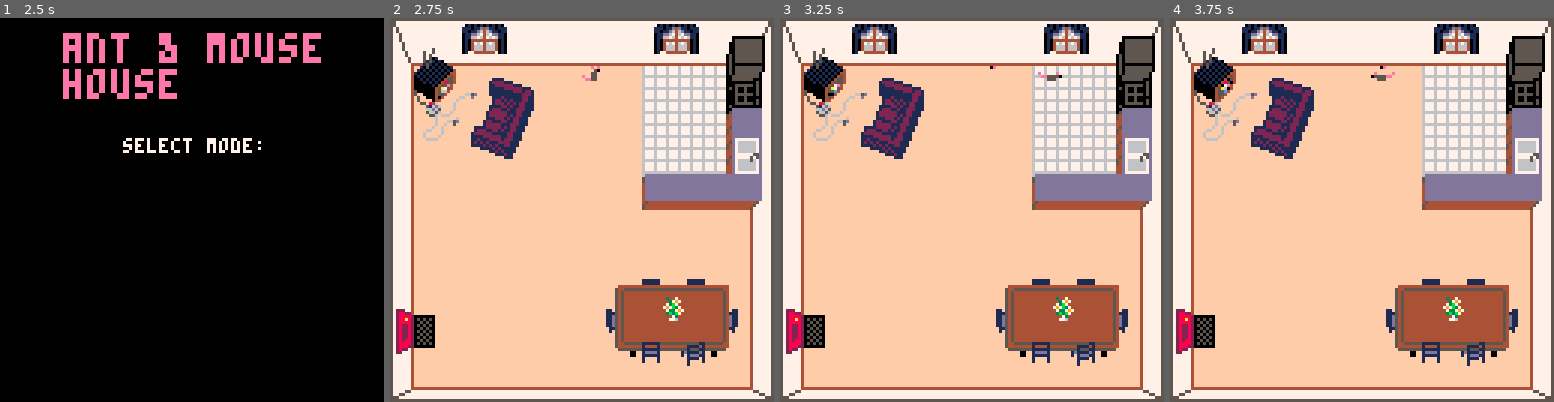
Above: before the commit, frames 1-4 (left to right).
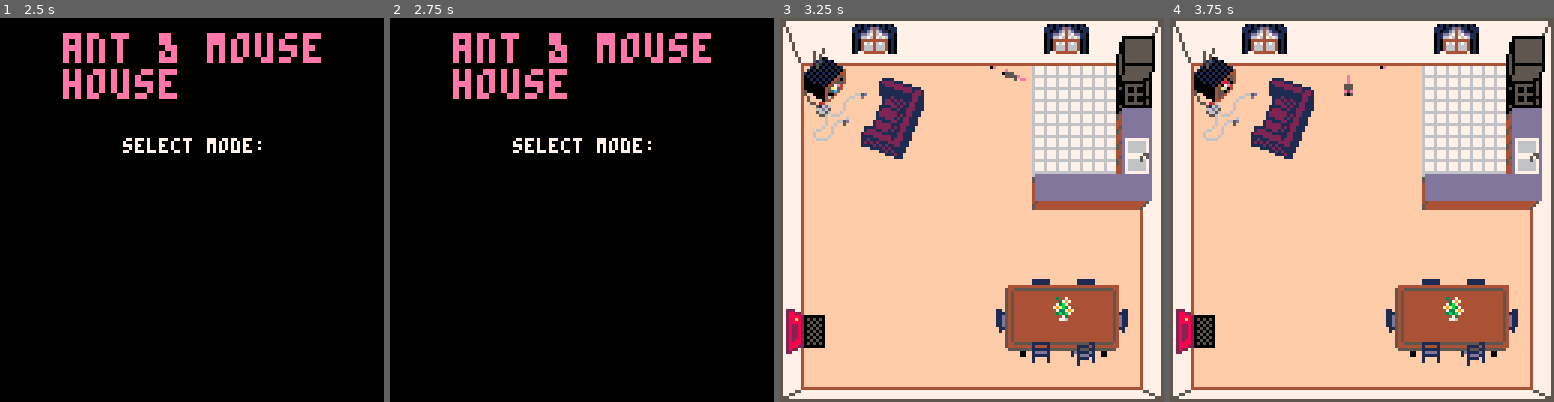
Above: after the commit, the same moments.

Repository: colececil/ant-n-mouse-house
Game: PICO-8 cartridge ant_simulator_2026.p8
The game is run twice, just before and just after one commit, with the same random seed, the same clock (stepped at 60 frames per second) and the same inputs.
Inputs:
- Up to frame 1 (2.5 s): tap X (X key) at 0.33, 1.07, 1.85 s; tap O (Z key) at 0.7, 1.7, 2.1 s; hold Right 1.6-2.1 s; hold Up 2.15-2.42 s; hold Right from 2.47 s (still down)
- Up to frame 2 (2.75 s): keep holding Right; tap O (Z key) at 2.5 s
- Up to frame 3 (3.25 s): tap O (Z key) at 2.9 s; tap X (X key) at 2.97 s; release Right at 3.03 s; hold Left from 3.08 s (still down)
- Up to frame 4 (3.75 s): tap O (Z key) at 3.3, 3.7 s; release Left at 3.58 s; hold Down from 3.63 s (still down)

Frame 1 is identical in both runs. In frame 2, 98% of the frame differs, in the area x 0-100%, y 0-100%; in frame 3, 0.2%; in frame 4, 0.2%.

Commit message:
Implement passive mouse functionality

Diff:
--- a/ant_simulator_2026.p8
+++ b/ant_simulator_2026.p8
@@ -23,6 +23,7 @@
 faucet = {}
 last_ant_entry = nil
 ant_entry_interval = 5
+collision_tiles = {}
 
 function _init()
  init_menu()
@@ -35,6 +36,7 @@
 end
 
 function init_game()
+ init_collision_tiles()
  init_ant_hole_pos()
  init_mouse()
  init_tv()
@@ -180,7 +182,12 @@
  end
 
  check_mouse_eating()
- set_mouse_dir()
+ if selected_mode == "active"
+   then
+  set_mouse_dir()
+ else
+  set_auto_mouse_dir()
+ end
  move_mouse()
 
  phrmns_evap(phrms)
@@ -905,10 +912,11 @@
  return clsn_color == 0
 end
 
-function is_collision_sprt(pos)
+function check_if_clsn_tile(x,
+  y)
  local clsn_sprt = mget(
-  flr(pos.x / 8),
-  flr((pos.y / 8) + 16)
+  x,
+  y + 16
  )
  local sprt_col = clsn_sprt % 16
  local sprt_row =
@@ -927,6 +935,82 @@
  return false
 end
 
+function init_collision_tiles()
+ for x = 0, 15 do
+  for y = 0, 15 do
+   if check_if_clsn_tile(x, y)
+     then
+    set_tile_val(
+     collision_tiles,
+     x,
+     y,
+     true
+    )
+   end
+  end
+ end
+end
+
+function set_tile_val(tbl, x, y,
+  val)
+ local col = tbl[x]
+ if col == nil then
+  col = {}
+  tbl[x] = col
+ end
+ col[y] = val
+end
+
+function get_tile_val(tbl, x, y)
+ local col = tbl[x]
+ if col == nil then
+  return nil
+ end
+ return col[y]
+end
+
+function get_tile_with_min_val(
+  tbl, field)
+ local min_val = nil
+ local tile = nil
+ for x, col in pairs(tbl) do
+  for y, val in pairs(col) do
+   if min_val == nil or
+     val[field] < min_val then
+    min_val = val[field]
+    tile = {
+     x = x,
+     y = y
+    }
+   end
+  end
+ end
+ return tile
+end
+
+function is_clsn_tile(x, y)
+ return get_tile_val(
+   collision_tiles, x, y) != nil
+end
+
+function is_in_clsn_tile(pos)
+ return is_clsn_tile(
+  flr(pos.x / 8),
+  flr(pos.y / 8)
+ )
+end
+
+function is_tile_in_bounds(x, y)
+ return x >= 0 and x <= 15 and
+   y >= 0 and y <= 15
+end
+
+function mnhtn_dist(x1, y1, x2,
+  y2)
+ return abs(x2 - x1) +
+   abs(y2 - y1)
+end
+
 function count_pairs(tbl)
  local n = 0
  for k, v in pairs(tbl) do
@@ -983,6 +1067,7 @@
 -- mouse
 
 mouse_speed = 45
+mouse_hide_time = 5
 mouse_anim_time = .1
 mouse_idle_sprt = 240
 mouse_hiding_spots = {
@@ -1003,6 +1088,10 @@
    x = 0,
    y = 1
   },
+  next_action = "enter",
+  time_until_action =
+    mouse_hide_time,
+  path = nil,
   flipped = false,
   start_pos = nil,
   end_pos = nil,
@@ -1028,22 +1117,30 @@
  else
   pos = rnd(mouse_hiding_spots)
  end
- return pos
+ return {
+  x = pos.x,
+  y = pos.y
+ }
 end
 
 function check_mouse_eating()
- if btnp(❎) then
-  local pos = {
-   x = mouse.pos.x + 4,
-   y = mouse.pos.y + 4
-  }
-  if is_valid_food_pos(pos) then
-   mouse.anim = "nibble"
-   mouse.anim_pos = 0
-   mouse.food_dropped =
-     spawn_food(pos,
-     mouse.flipped)
-  end
+ if btnp(❎) and selected_mode
+   == "active" then
+  start_mouse_nibble()
+ end
+end
+
+function start_mouse_nibble()
+ local pos = {
+  x = mouse.pos.x + 4,
+  y = mouse.pos.y + 4
+ }
+ if is_valid_food_pos(pos) then
+  mouse.anim = "nibble"
+  mouse.anim_pos = 0
+  mouse.food_dropped =
+    spawn_food(pos,
+    mouse.flipped)
  end
 end
 
@@ -1107,7 +1204,7 @@
    y = mouse.pos.y + dir.y * 8
   }
  end
- if is_collision_sprt(end_pos)
+ if is_in_clsn_tile(end_pos)
    then
   return
  end
@@ -1127,6 +1224,81 @@
  end
  mouse.end_pos = end_pos
  mouse.move_prgrss = false
+end
+
+function set_auto_mouse_dir()
+ if mouse.end_pos == nil and
+   mouse.anim != "nibble" then
+  mouse.time_until_action -=
+    delta_t
+  if mouse.time_until_action >
+    0 then
+   return
+  end
+  if mouse.path == nil then
+   if mouse.next_action ==
+     "enter" then
+    gen_mouse_food_path()
+   elseif mouse.next_action ==
+     "nibble" then
+    start_mouse_nibble()
+   elseif mouse.next_action ==
+     "hide" then
+    gen_mouse_hide_path()
+   end
+   return
+  end
+
+  mouse.start_pos = {
+   x = mouse.pos.x,
+   y = mouse.pos.y
+  }
+
+  local end_tile =
+    deli(mouse.path, 1)
+  mouse.end_pos = {
+   x = end_tile.x * 8,
+   y = end_tile.y * 8
+  }
+
+  local x = mouse.end_pos.x -
+    mouse.start_pos.x
+  local y = mouse.end_pos.y -
+    mouse.start_pos.y
+  mouse.dir = {
+   x = mid(-1, x, 1),
+   y = mid(-1, y, 1)
+  }
+
+  if mouse.dir.x != 0 then
+   mouse.anim = "run_horiz"
+   if mouse.dir.x == -1 then
+    mouse.flipped = true
+   else
+    mouse.flipped = false
+   end
+  else
+   if mouse.dir.y == -1 then
+    mouse.anim = "run_up"
+   else
+    mouse.anim = "run_down"
+   end
+  end
+
+  if count(mouse.path) == 0 then
+   mouse.path = nil
+   if mouse.next_action ==
+     "enter" then
+    mouse.next_action = "nibble"
+    mouse.time_until_action = 0
+   elseif mouse.next_action ==
+     "hide" then
+    mouse.next_action = "enter"
+    mouse.time_until_action =
+      mouse_hide_time
+   end
+  end
+ end
 end
 
 function move_mouse()
@@ -1165,6 +1337,166 @@
  end
 end
 
+function gen_mouse_food_path()
+ local options =
+   get_food_pos_options()
+ local food_pos = rnd(options)
+ local dest = {
+  x = flr(food_pos.x / 8),
+  y = flr(food_pos.y / 8)
+ }
+ log("generating path for " ..
+   "mouse to eat food", {
+  dest = dest
+ })
+ mouse.path = calc_path(dest)
+end
+
+function gen_mouse_hide_path()
+ local hiding_spot =
+   rnd(mouse_hiding_spots)
+ local dest = {
+   x = flr(hiding_spot.x / 8),
+   y = flr(hiding_spot.y / 8)
+ }
+ log("generating path for " ..
+   "mouse to hide", {
+  dest = dest
+ })
+ mouse.path = calc_path(dest)
+end
+
+function calc_path(dest)
+ local open = {}
+ local closed = {}
+ local current = nil
+
+ local start = {
+  x = flr(mouse.pos.x / 8),
+  y = flr(mouse.pos.y / 8)
+ }
+	 log("calculating mouse path", {
+  start = start,
+  dest = dest
+ })
+ set_tile_val(
+  open,
+  start.x,
+  start.y,
+  {
+   parent = nil,
+   dist = 0,
+   estmt = mnhtn_dist(
+    start.x,
+    start.y,
+    dest.x,
+    dest.y
+   )
+  }
+ )
+
+ while current == nil or
+   current.x != dest.x or
+   current.y != dest.y do
+  current =
+    get_tile_with_min_val(open,
+    "estmt")
+  current_vals =
+    open[current.x][current.y]
+
+  set_tile_val(
+   closed,
+   current.x,
+   current.y,
+   current_vals
+  )
+  set_tile_val(
+   open,
+   current.x,
+   current.y,
+   nil
+  )
+
+  local adj_list = {
+   {
+    x = current.x - 1,
+    y = current.y
+   },
+   {
+    x = current.x + 1,
+    y = current.y
+   },
+   {
+    x = current.x,
+    y = current.y - 1
+   },
+   {
+    x = current.x,
+    y = current.y + 1
+   }
+  }
+  for tile in all(adj_list) do
+   if is_tile_in_bounds(tile.x,
+     tile.y) and
+     not is_clsn_tile(tile.x,
+     tile.y) and
+     get_tile_val(closed,
+     tile.x, tile.y) == nil then
+    local dist =
+      current_vals.dist + 1
+    local estmt = dist +
+      mnhtn_dist(
+       tile.x,
+       tile.y,
+       dest.x,
+       dest.y
+      )
+    local open_tile_val =
+      get_tile_val(open, tile.x,
+      tile.y)
+    if open_tile_val == nil or
+      open_tile_val.dist > dist
+      then
+     set_tile_val(
+      open,
+      tile.x,
+      tile.y,
+      {
+       parent = current,
+       dist = dist,
+       estmt = estmt
+      }
+     )
+    end
+   end
+  end
+ end
+
+ local path = {}
+ local current_dir = {
+  x = 0,
+  y = 0
+ }
+ while current != nil do
+  val = get_tile_val(closed,
+    current.x, current.y)
+  local parent = val.parent
+  if parent != nil then
+   local dir = {
+    x = parent.x - current.x,
+    y = parent.y - current.y
+   }
+   if dir.x != current_dir.x or
+     dir.y != current_dir.y then
+    add(path, current, 1)
+    current_dir = dir
+   end
+  end
+  current = parent
+ end
+ return path
+end
+
 function draw_mouse()
  if mouse.anim == "run_horiz"
    then
@@ -1247,6 +1579,8 @@
    mouse.anim = nil
    mouse.anim_pos = 0
    mouse.food_dropped = nil
+   mouse.next_action = "hide"
+   mouse.time_until_action = 0
   end
  else
   spr(mouse_idle_sprt,
